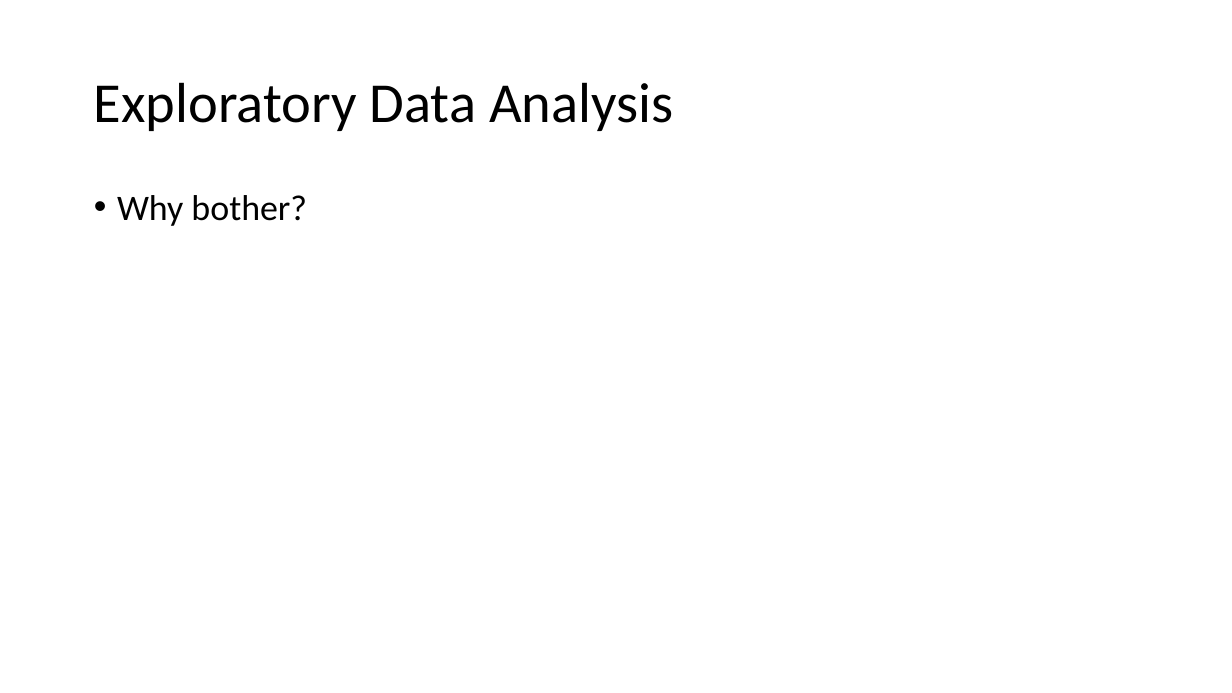
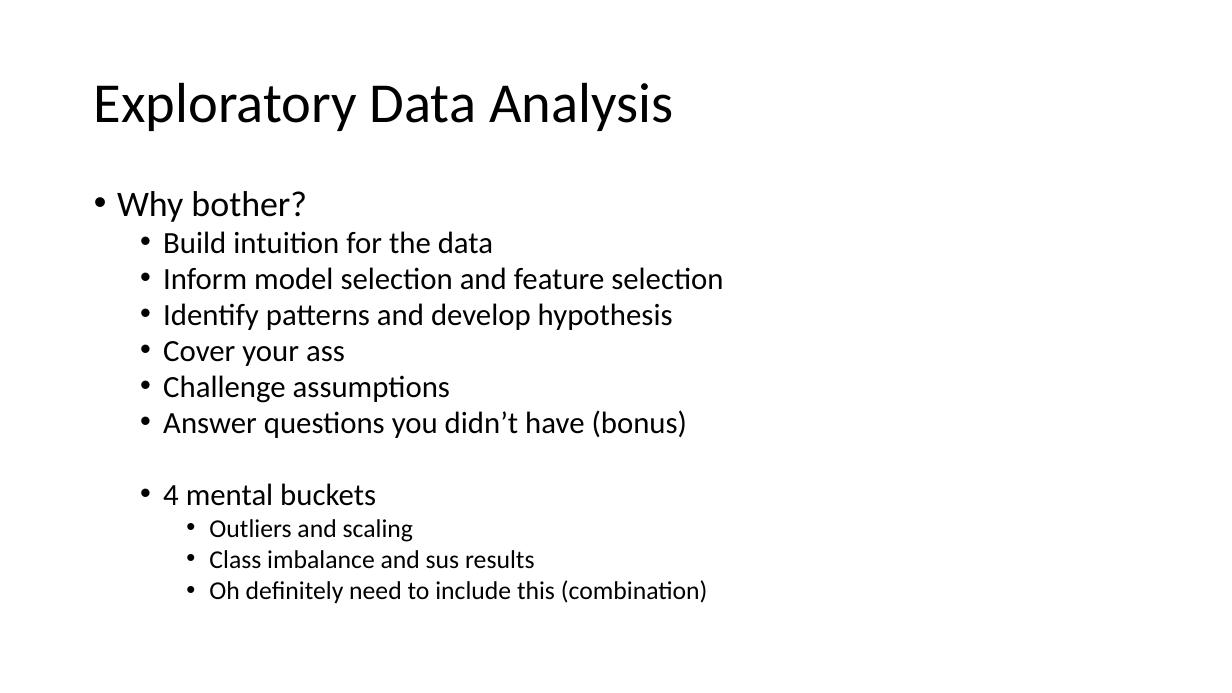
Before and after one commit to jtsw1990/datascience-eda-prezo, a slide deck: slide 6 of Problem Formulation & EDA.pptx. Drawn at 1232x693 pixels with LibreOffice and Linux fonts; fonts in the diff are those of the drawing. Boxes give left, top, right and bottom in pixels: in the first picture for what was removed or moved away, otherwise in the second. Text is boxed around its words. In the diff, an @@ line names an element or a change of style, - is before the commit and + after.

```diff
--- a/Problem Formulation & EDA.pptx
+++ b/Problem Formulation & EDA.pptx
@@ text at (117,191,307,222): line spacing 0.9 to 0.8 @@
@@ text at (163,231,723,603): paragraphs added @@
+  • Build intuition for the data
+  • Inform model selection and feature selection
+  • Identify patterns and develop hypothesis
+  • Cover your ass
+  • Challenge assumptions
+  • Answer questions you didn’t have (bonus)
+  • 4 mental buckets
+    • Outliers and scaling
+    • Class imbalance and sus results
+    • Oh definitely need to include this (combination)
```
Also in this commit, not shown: 1 slide added, 1 slide removed.
